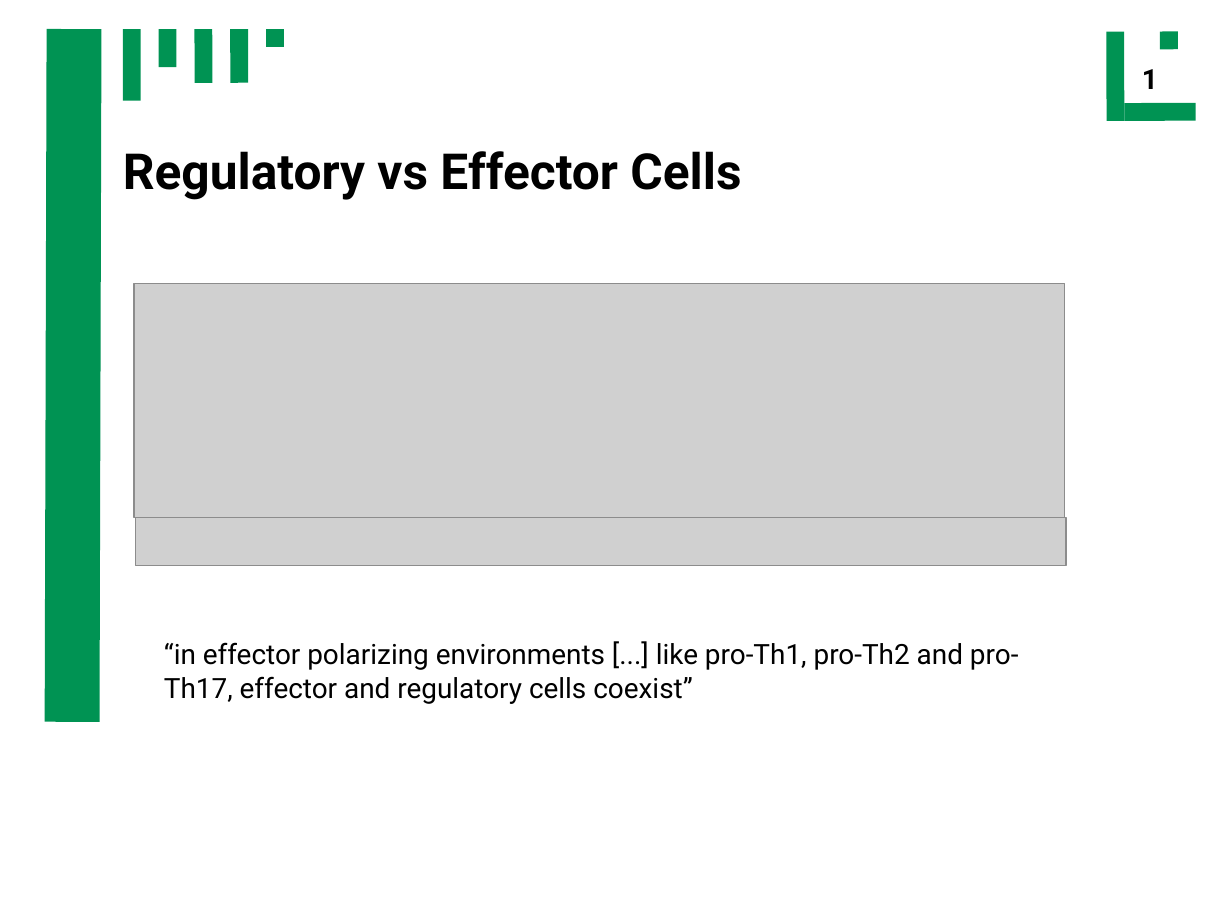
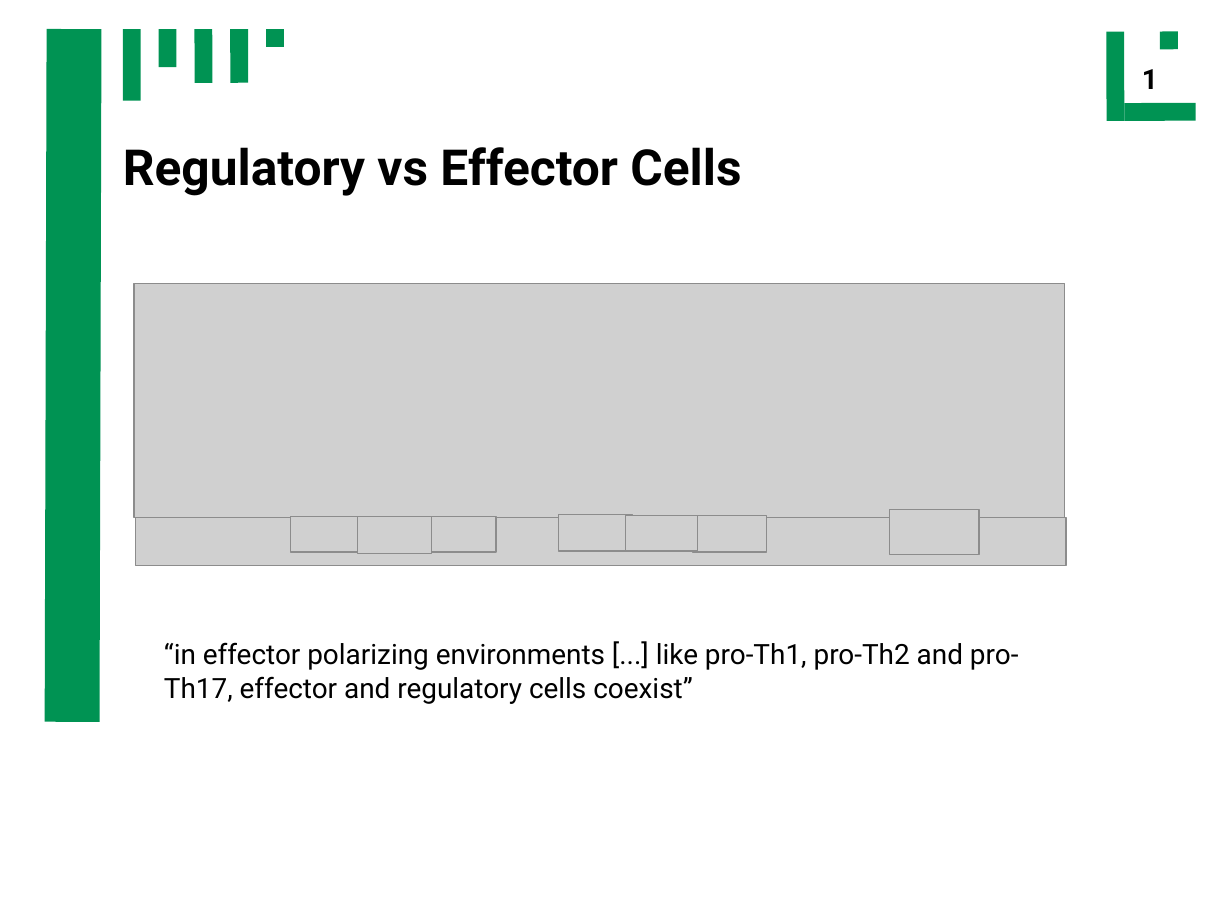
Before and after one commit to ch4perone/HaveFunWithSysBio, a slide deck: slide 12 of presentation.odp. Drawn at 1232x924 pixels with LibreOffice and Linux fonts; fonts in the diff are those of the drawing; grey boxes stand for pictures. Boxes give left, top, right and bottom in pixels: in the first picture for what was removed or moved away, otherwise in the second. Text is boxed around its words. In the diff, an @@ line names an element or a change of style, - is before the commit and + after.

```diff
--- a/presentation.odp
+++ b/presentation.odp
@@ title "Regulatory vs Effector Cells": place and size @@
-title "Regulatory vs Effector Cells" at (123, 151, 741, 200)
+title "Regulatory vs Effector Cells" at (123, 147, 741, 196)
@@ picture added at (291, 517, 362, 552) @@
@@ picture added at (358, 517, 432, 553) @@
@@ picture added at (425, 517, 496, 552) @@
@@ picture added at (559, 514, 633, 551) @@
@@ picture added at (626, 515, 698, 551) @@
@@ picture added at (693, 515, 767, 552) @@
@@ picture added at (890, 510, 979, 555) @@
```
Also in this commit, not shown: 3 other slides changed, 8 slides added, 3 slides removed, 14 other files.
